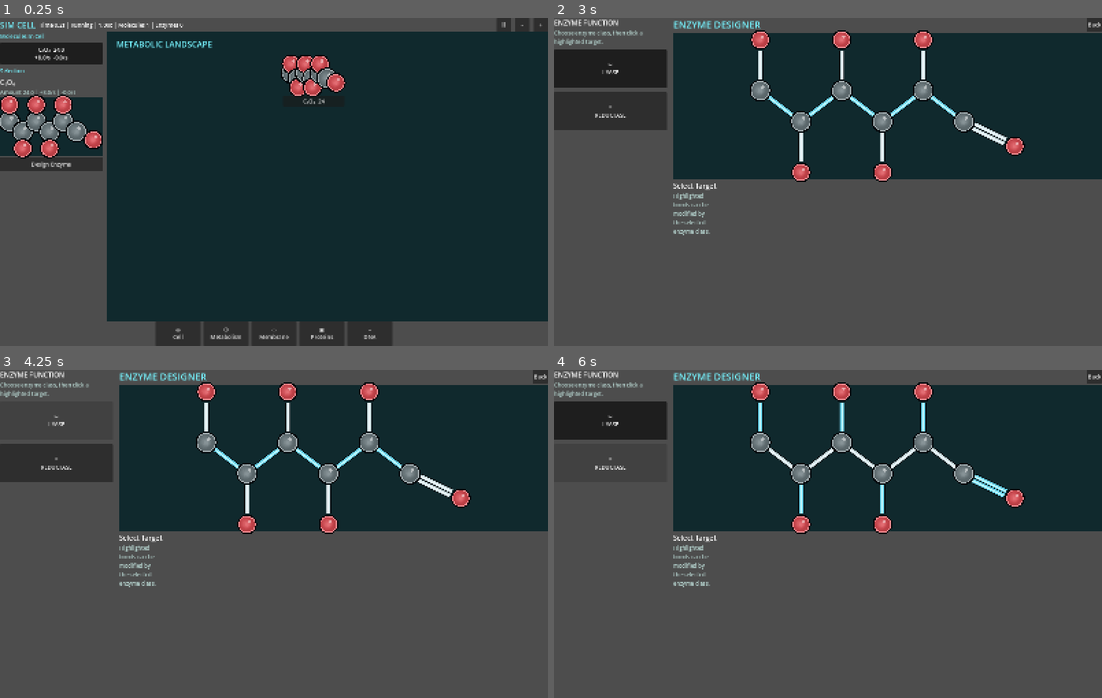
Above: before the commit, frames 1-4 (two rows, left to right).
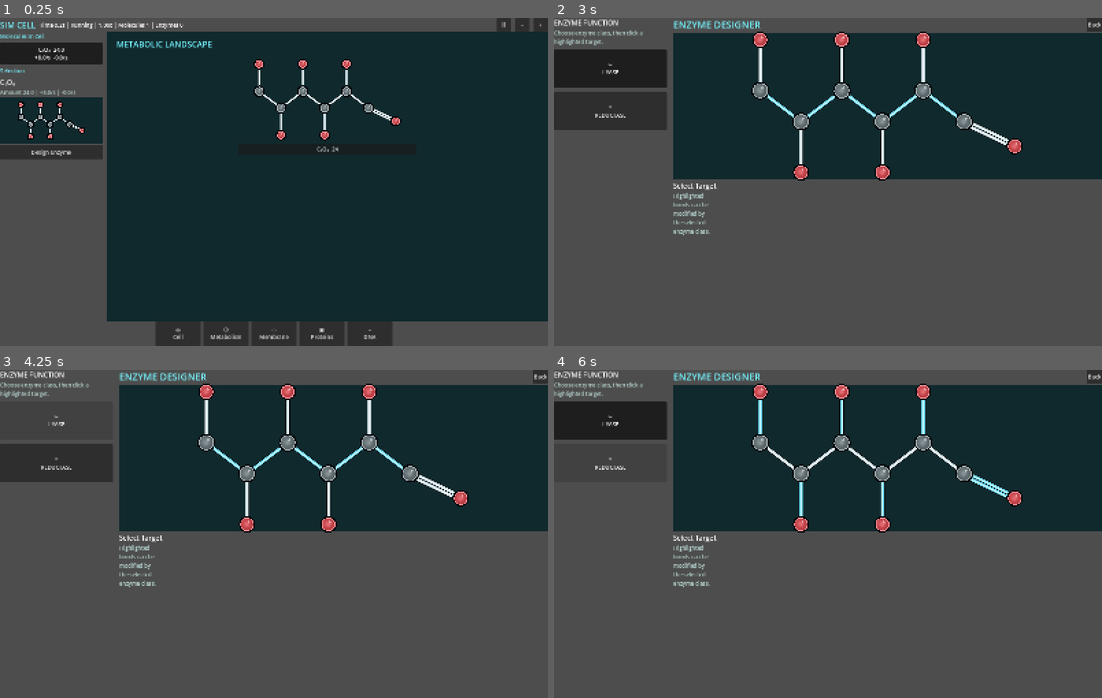
Above: after the commit, the same moments.

Repository: EliasEnglund/SimCell
Game: Godot game, scene res://scenes/main.tscn
The game is run twice, just before and just after one commit, with the same random seed, the same clock (stepped at 60 frames per second) and the same inputs.
Inputs:
- Up to frame 1 (0.25 s): no input
- Up to frame 2 (3 s): click "Ⅱ" at 0.5 s; click "-" at 1.25 s; click "+" at 2 s; click "C₆O₆ 28.0 +8.0/s -0.0/s" at 2.75 s
- Up to frame 3 (4.25 s): click "✂ LYASE" at 3.5 s
- Up to frame 4 (6 s): click "= REDUCTASE" at 4.25 s; click "✂ LYASE" at 5 s; click "= REDUCTASE" at 5.75 s

The runs differ from the first frame. In frame 1, 5.1% of the frame differs, in the area x 0-74%, y 11-47%; in frame 2, 2.0%; in frame 3, 2.0%; in frame 4, 2.0%.

Commit message:
Scale molecule atoms and bonds together

Diff:
--- a/scripts/ui/main.gd
+++ b/scripts/ui/main.gd
@@ -185,7 +185,7 @@
 		float(rates.get("consumption", 0.0))
 	]))
 	var canvas = MoleculeCanvasScript.new()
-	canvas.custom_minimum_size = Vector2(260, 170)
+	canvas.custom_minimum_size = Vector2(220, 135)
 	canvas.set_molecule(molecule)
 	canvas.gui_input.connect(func(event: InputEvent):
 		if event is InputEventMouseButton and event.pressed and event.button_index == MOUSE_BUTTON_LEFT:
@@ -215,7 +215,7 @@
 	var map_width: float = maxf(760.0, map_layer.size.x)
 	for i in ids.size():
 		var id := ids[i]
-		var x: float = map_width * 0.5 - 130.0
+		var x: float = map_width * 0.5 - 260.0
 		var y: float = 72.0
 		if i > 0:
 			var branch: int = i - 1
@@ -229,9 +229,9 @@
 func _map_molecule_node(id: String, pos: Vector2) -> Control:
 	var box := VBoxContainer.new()
 	box.position = pos
-	box.custom_minimum_size = Vector2(180, 150)
+	box.custom_minimum_size = Vector2(520, 300)
 	var canvas = MoleculeCanvasScript.new()
-	canvas.custom_minimum_size = Vector2(180, 110)
+	canvas.custom_minimum_size = Vector2(520, 250)
 	canvas.set_molecule(sim.molecule_types[id])
 	canvas.gui_input.connect(func(event: InputEvent):
 		if event is InputEventMouseButton and event.pressed and event.button_index == MOUSE_BUTTON_LEFT:
--- a/scripts/ui/molecule_canvas.gd
+++ b/scripts/ui/molecule_canvas.gd
@@ -28,10 +28,11 @@
 	if molecule.is_empty():
 		return
 	var transform := _graph_transform()
-	_draw_bonds(transform)
-	_draw_atoms(transform)
+	var zoom := _graph_zoom(transform)
+	_draw_bonds(transform, zoom)
+	_draw_atoms(transform, zoom)
 
-func _draw_bonds(transform: Transform2D) -> void:
+func _draw_bonds(transform: Transform2D, zoom: float) -> void:
 	var atoms: Array = molecule.get("atoms", [])
 	var bonds: Array = molecule.get("bonds", [])
 	for i in bonds.size():
@@ -40,42 +41,42 @@
 		var b: Vector2 = transform * atoms[int(bond.get("b", 0))].get("pos", Vector2.ZERO)
 		var highlight := valid_targets.has(i)
 		var selected := selected_target == i
-		_draw_bond(a, b, int(bond.get("order", 1)), highlight, selected)
+		_draw_bond(a, b, int(bond.get("order", 1)), highlight, selected, zoom)
 
-func _draw_atoms(transform: Transform2D) -> void:
+func _draw_atoms(transform: Transform2D, zoom: float) -> void:
 	var atoms: Array = molecule.get("atoms", [])
 	for atom in atoms:
 		var pos: Vector2 = transform * atom.get("pos", Vector2.ZERO)
 		var element: String = atom.get("element", "C")
-		var radius := 26.0 if element == "C" else 23.0
+		var radius := (26.0 if element == "C" else 23.0) * zoom
 		var base := Color("728186") if element == "C" else Color("e85058")
 		_draw_atom(pos, radius, base)
 
-func _draw_bond(a: Vector2, b: Vector2, order: int, highlight: bool, selected: bool) -> void:
+func _draw_bond(a: Vector2, b: Vector2, order: int, highlight: bool, selected: bool, zoom: float) -> void:
 	var dir := (b - a).normalized()
 	var normal := Vector2(-dir.y, dir.x)
 	var color := Color("dbeff2")
 	var outline := Color("02070b")
 	var inner := Color("f4fbff")
-	var width := 8.0
+	var width := 8.0 * zoom
 	if highlight:
 		color = Color("73e6ff")
 		inner = Color("c8fbff")
-		width = 9.0
+		width = 9.0 * zoom
 	if selected:
 		color = Color("8cff6a")
 		inner = Color("e7ffd8")
-		width = 10.0
+		width = 10.0 * zoom
 	var offsets := [0.0]
 	if order == 2:
-		offsets = [-7.0, 7.0]
+		offsets = [-7.0 * zoom, 7.0 * zoom]
 	for offset in offsets:
-		var trim := 32.0
+		var trim := 32.0 * zoom
 		var start: Vector2 = a + dir * trim + normal * offset
 		var end: Vector2 = b - dir * trim + normal * offset
-		draw_line(start, end, outline, width + 7.0, true)
-		draw_line(start, end, color.darkened(0.08), width + 2.0, true)
-		draw_line(start + normal * 0.7, end + normal * 0.7, inner, maxf(2.0, width * 0.32), true)
+		draw_line(start, end, outline, width + 7.0 * zoom, true)
+		draw_line(start, end, color.darkened(0.08), width + 2.0 * zoom, true)
+		draw_line(start + normal * 0.7 * zoom, end + normal * 0.7 * zoom, inner, maxf(1.0, width * 0.32), true)
 
 func _draw_atom(pos: Vector2, radius: float, base: Color) -> void:
 	draw_circle(pos, radius + 6.0, Color("02070b"))
@@ -96,7 +97,7 @@
 	var bonds: Array = molecule.get("bonds", [])
 	var transform := _graph_transform()
 	var best := -1
-	var best_distance := 26.0
+	var best_distance := 26.0 * _graph_zoom(transform)
 	for i in valid_targets:
 		var bond: Dictionary = bonds[i]
 		var a: Vector2 = transform * atoms[int(bond.get("a", 0))].get("pos", Vector2.ZERO)
@@ -130,3 +131,6 @@
 	zoom = clampf(zoom, 0.12, 1.8)
 	var center_offset: Vector2 = size * 0.5 - (min_pos + graph_size * 0.5) * zoom
 	return Transform2D(0.0, Vector2(zoom, zoom), 0.0, center_offset)
+
+func _graph_zoom(transform: Transform2D) -> float:
+	return transform.x.length()
